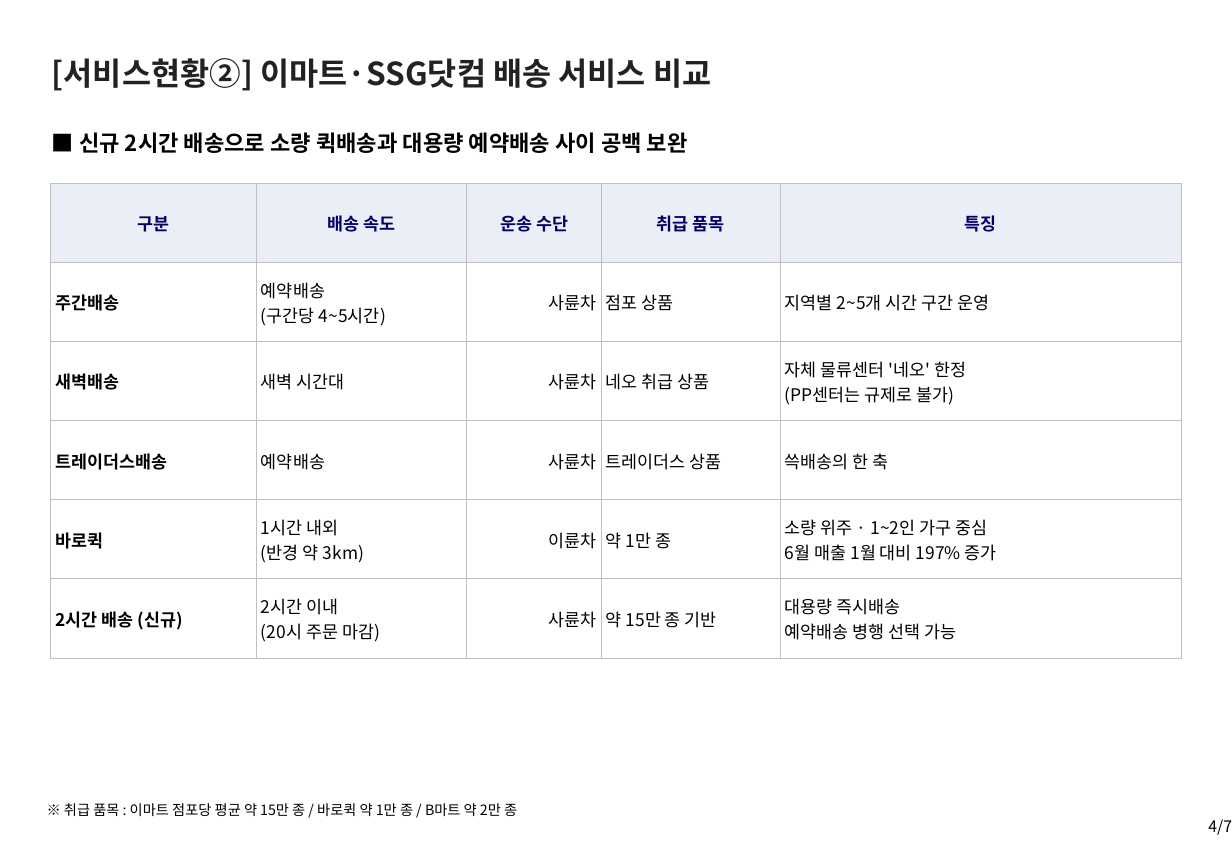
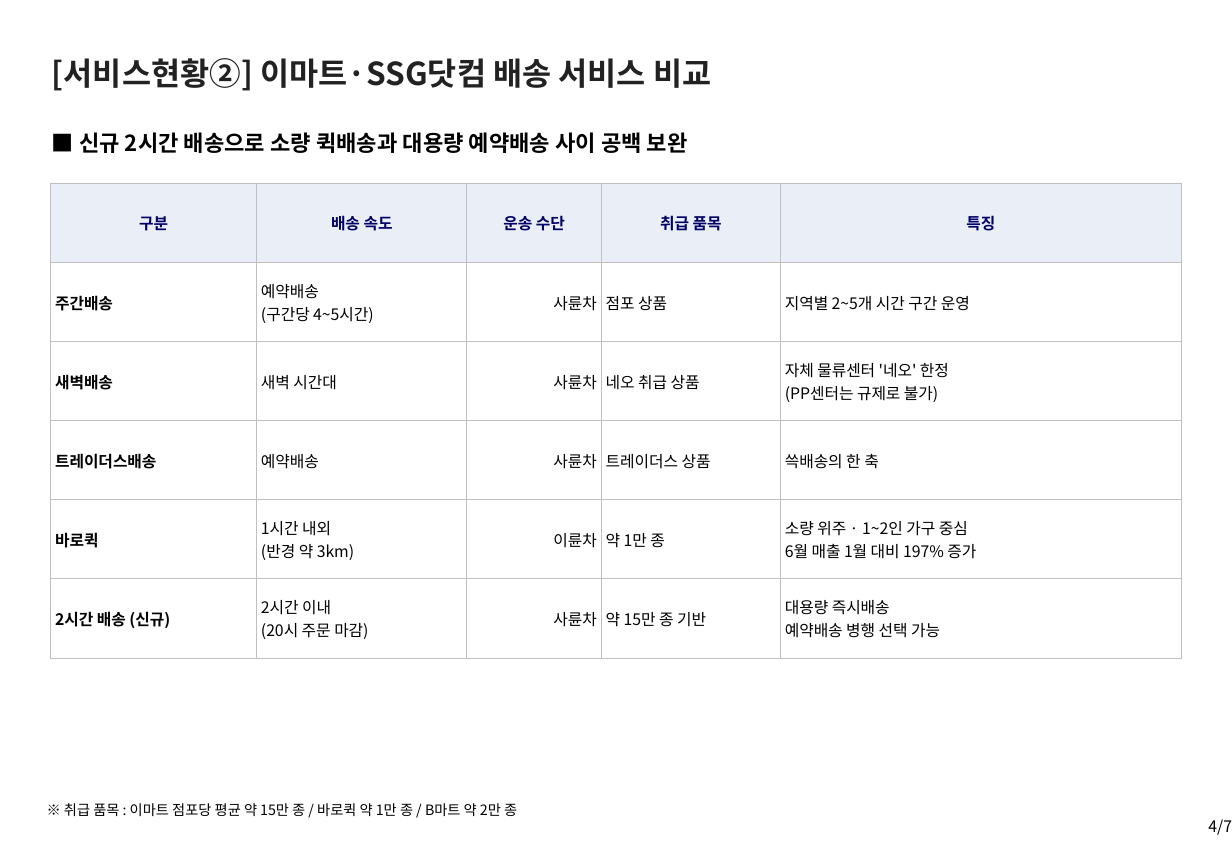
Before and after one commit to avoseed/web1, a slide deck: slide 4 of reports/ssg-delivery-report.pptx. Drawn at 1232x853 pixels with LibreOffice and Linux fonts; fonts in the diff are those of the drawing. Boxes give left, top, right and bottom in pixels: in the first picture for what was removed or moved away, otherwise in the second. Text is boxed around its words. In the diff, an @@ line names an element or a change of style, - is before the commit and + after.

```diff
--- a/reports/ssg-delivery-report.pptx
+++ b/reports/ssg-delivery-report.pptx
@@ table at [50,183,1181,658] @@
@@ size 11 to 10 pt @@
```
Also in this commit, not shown: 3 other slides changed, 5 other files.
